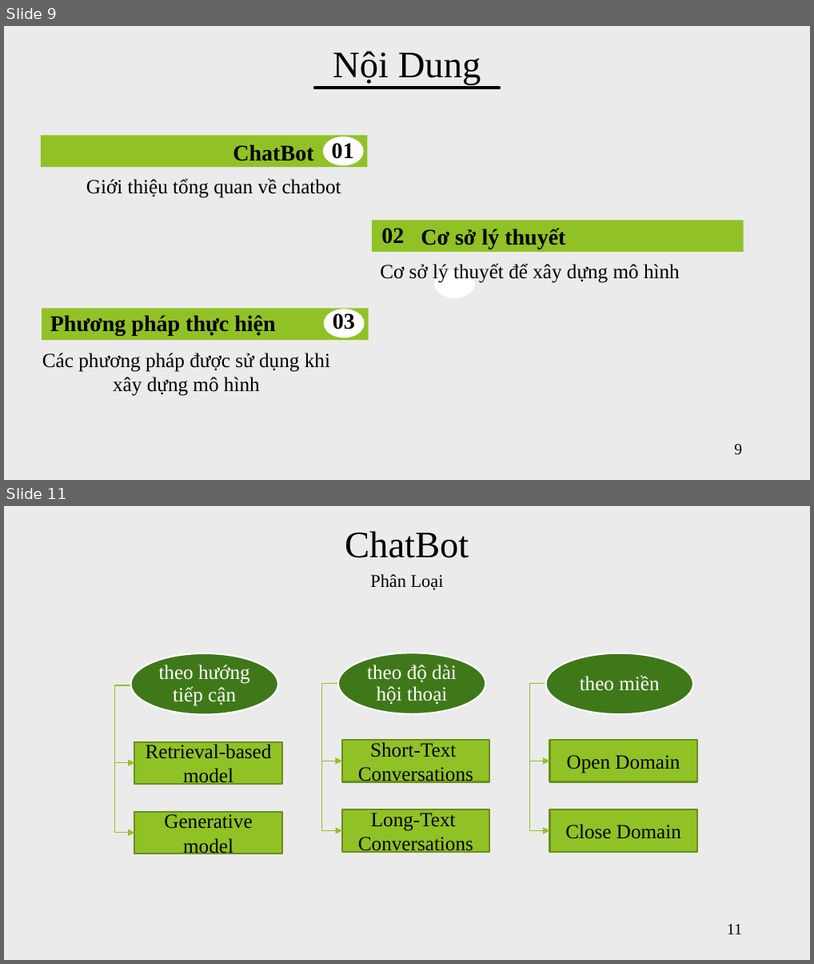
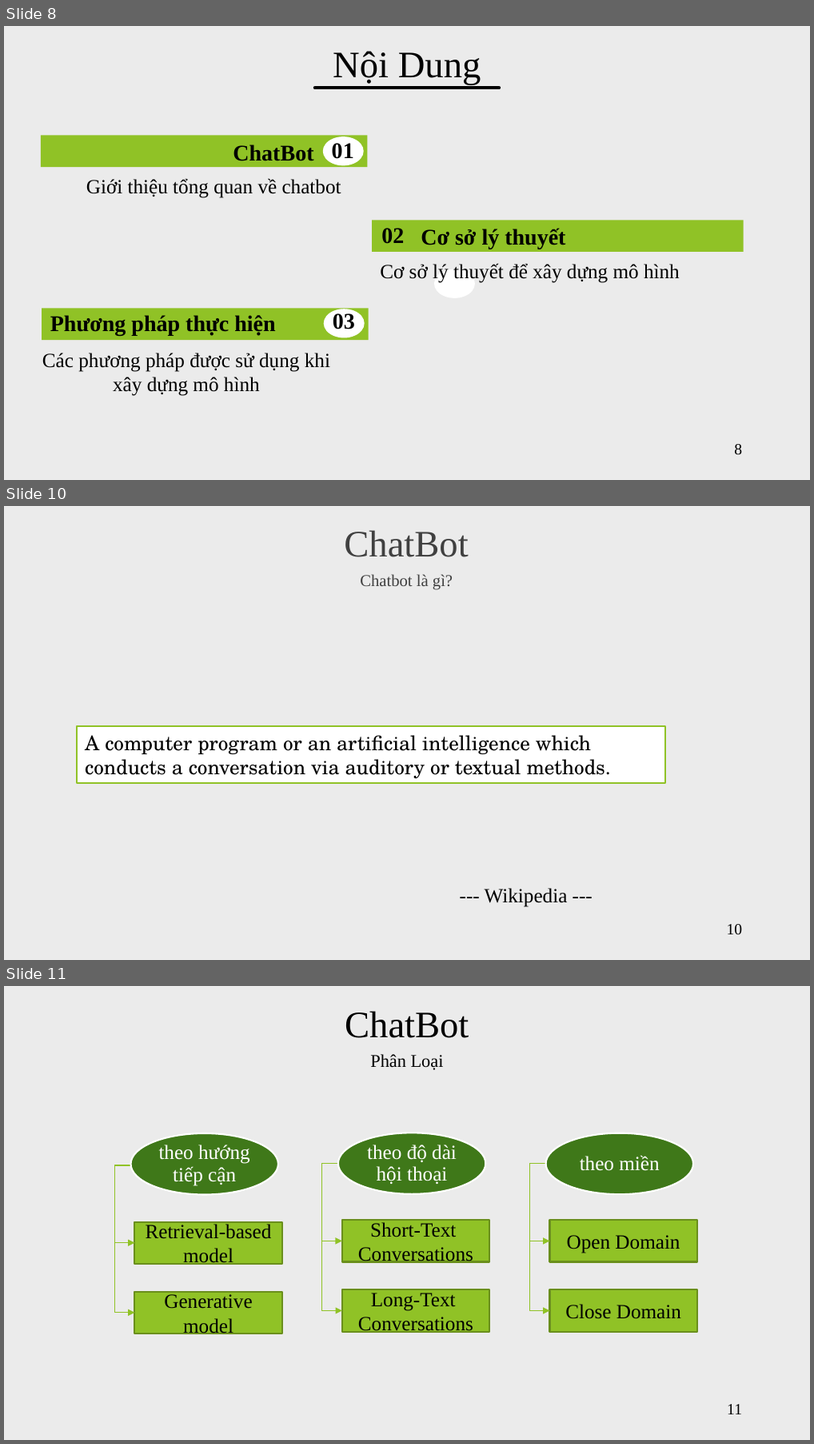
Before and after one commit to vanvibig/BaoCaoLuanVan, a slide deck: LVTN_Vi.pptx. Shown one above the other, each under a label of ours: slides 9 and 11 before the commit, slides 8, 10 and 11 after it; the slides between them are not shown. The pictures are 814x964 and 814x1444 pixels, drawn with LibreOffice and Linux fonts; fonts in the diff are those of the drawing. Boxes give left, top, right and bottom in pixels: in the first picture for what was removed or moved away, otherwise in the second. Text is boxed around its words. In the diff, an @@ line names an element or a change of style, - is before the commit and + after.

```diff
--- a/LVTN_Vi.pptx
+++ b/LVTN_Vi.pptx
@@ slide 10 added at (4, 506, 810, 960), background #EBEBEB @@
@@ text added at (344, 530, 468, 557), 33.3 pt, text #404040 @@
+ChatBot
@@ text added at (360, 574, 453, 590), 14.8 pt, text #404040 @@
+Chatbot là gì?
@@ rectangle added at (78, 726, 666, 784), fill #FFFFFF, outline #90C226 1.5 pt, 18 pt, text #000000 @@
+A computer program or an artificial intelligence which conducts a conversation via auditory or textual methods.
@@ text added at (485, 888, 568, 907), 18 pt, text #000000 @@
+--- Wikipedia ---
@@ page number added at (727, 924, 743, 934), 14 pt, text #000000 @@
+10
@@ what was slide 9 is now slide 8 @@
@@ page number at (734, 444, 742, 455): text changed @@
-9
+8
```
Also in this commit, not shown: 10 slides changed, 3 other slides added, 1 slide removed, 2 other files.
